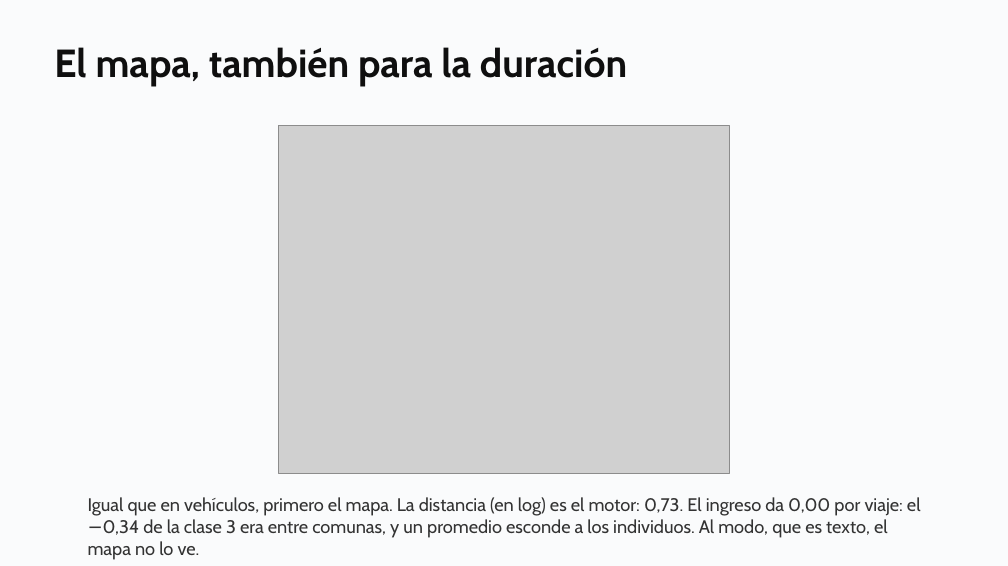
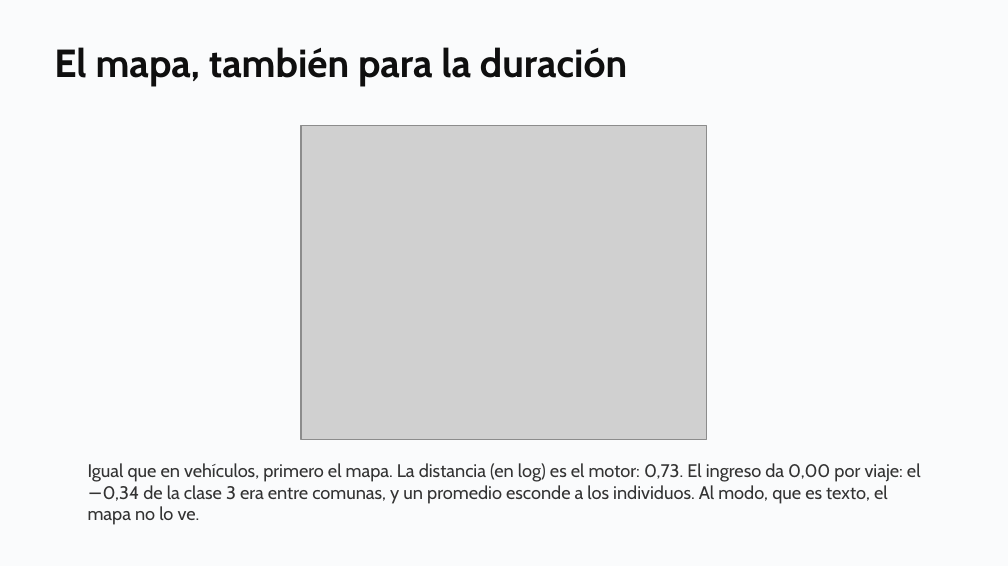
Before and after one commit to daniopitz/diplomado-cdd, a slide deck: slide 30 of presentaciones/clase04_regresion_multiple.pptx. Drawn at 1008x566 pixels with LibreOffice and Linux fonts; fonts in the diff are those of the drawing; grey boxes stand for pictures. Boxes give left, top, right and bottom in pixels: in the first picture for what was removed or moved away, otherwise in the second. Text is boxed around its words. In the diff, an @@ line names an element or a change of style, - is before the commit and + after.

```diff
--- a/presentaciones/clase04_regresion_multiple.pptx
+++ b/presentaciones/clase04_regresion_multiple.pptx
@@ picture: place and size @@
-picture at [279, 126, 730, 474]
+picture at [301, 126, 708, 439]
@@ text "Igual que en vehículos, primero ..." rewrapped from [88, 497, 921, 538] to [88, 463, 921, 525] @@
```
Also in this commit, not shown: 23 other slides changed, 5 other files.
